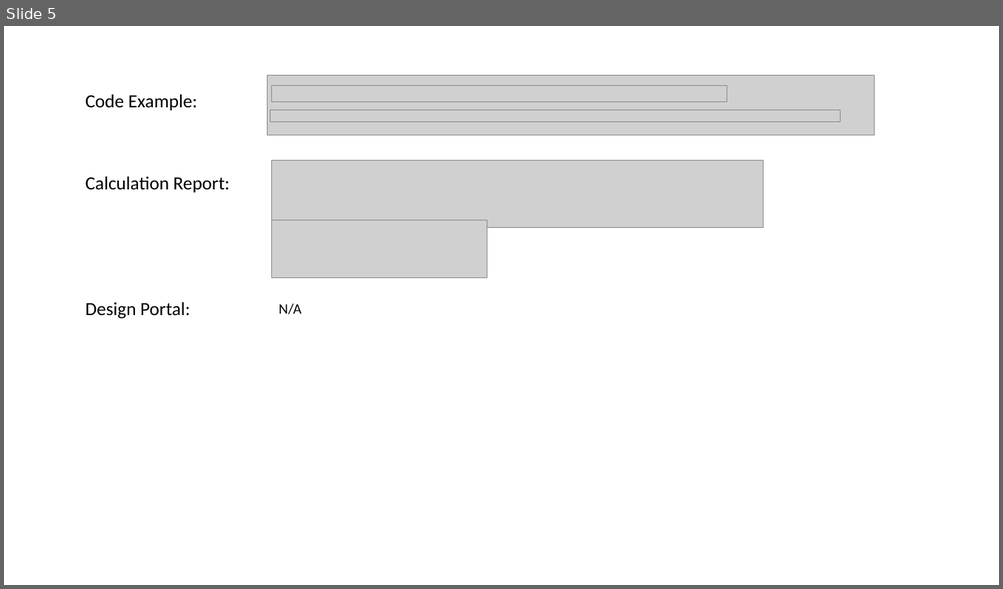
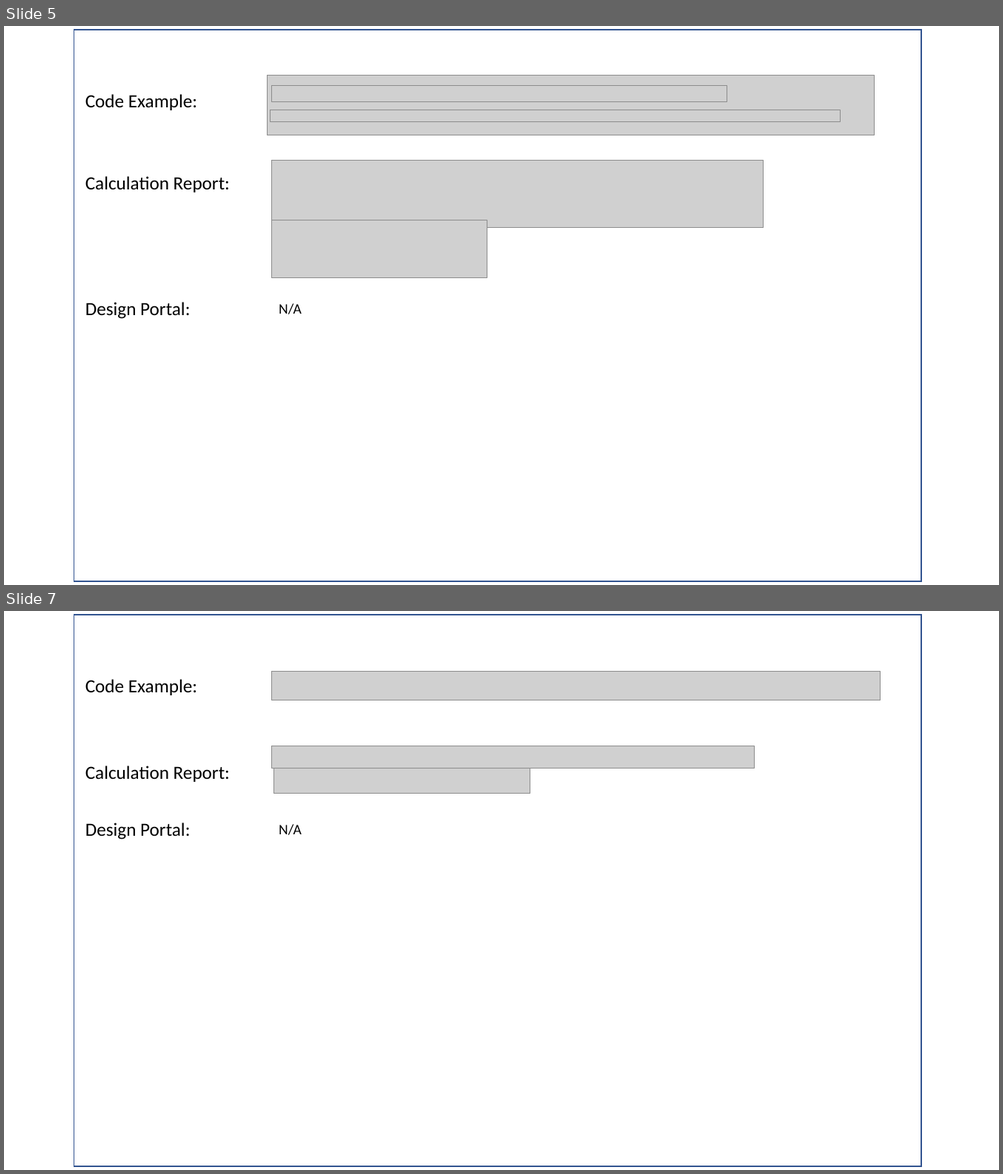
Before and after one commit to youandvern/encomp-docs, a slide deck: docs/source/_static/examples_slides.pptx. Shown one above the other, each under a label of ours: slide 5 before the commit, slides 5 and 7 after it; the slides between them are not shown. The pictures are 1003x589 and 1003x1174 pixels, drawn with LibreOffice and Linux fonts; fonts in the diff are those of the drawing; grey boxes stand for pictures. Boxes give left, top, right and bottom in pixels: in the first picture for what was removed or moved away, otherwise in the second. Text is boxed around its words. In the diff, an @@ line names an element or a change of style, - is before the commit and + after.

```diff
--- a/docs/source/_static/examples_slides.pptx
+++ b/docs/source/_static/examples_slides.pptx
@@ slide 7 added at (x1=4, y1=611, x2=999, y2=1170), background #FFFFFF @@
@@ rectangle added at (x1=74, y1=615, x2=921, y2=1167), outline #325491 1 pt @@
@@ picture added at (x1=271, y1=672, x2=880, y2=701) @@
@@ text added at (x1=85, y1=679, x2=197, y2=695), 18 pt, text #000000 @@
+Code Example:
@@ text added at (x1=85, y1=766, x2=230, y2=782), 18 pt, text #000000 @@
+Calculation Report:
@@ picture added at (x1=271, y1=746, x2=754, y2=769) @@
@@ picture added at (x1=273, y1=769, x2=530, y2=794) @@
@@ text added at (x1=85, y1=823, x2=190, y2=840), 18 pt, text #000000 @@
+Design Portal:
@@ text added at (x1=279, y1=824, x2=301, y2=835), 14 pt, text #000000 @@
+N/A
@@ slide 5 changed as well @@
@@ rectangle added at (x1=74, y1=30, x2=921, y2=582), outline #325491 1 pt @@
```
Also in this commit, not shown: 5 other slides changed, 1 other slide added.
